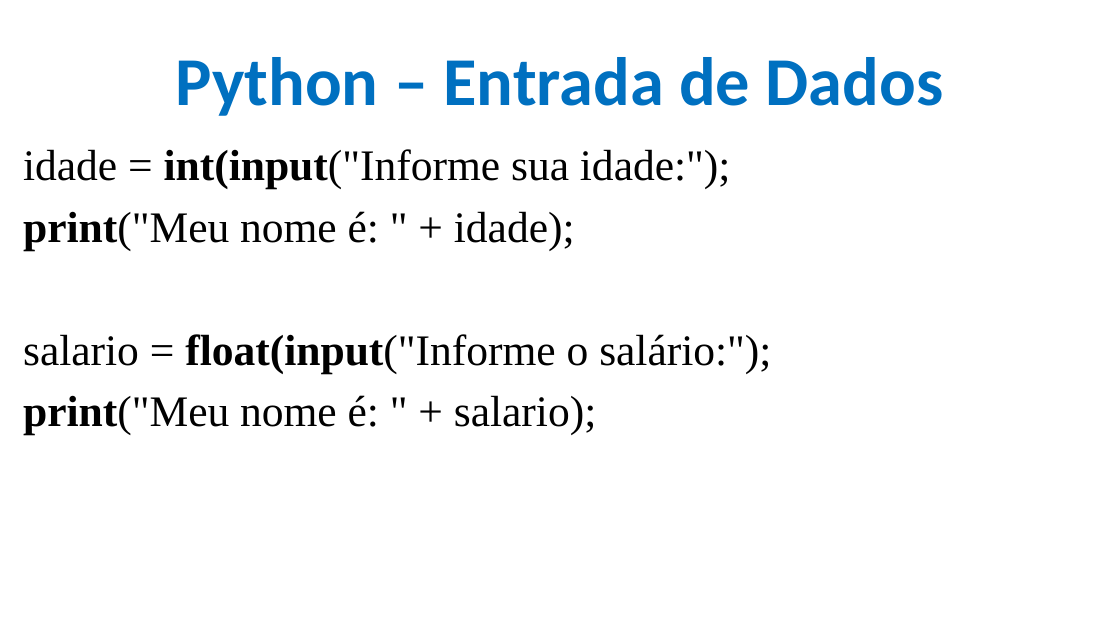
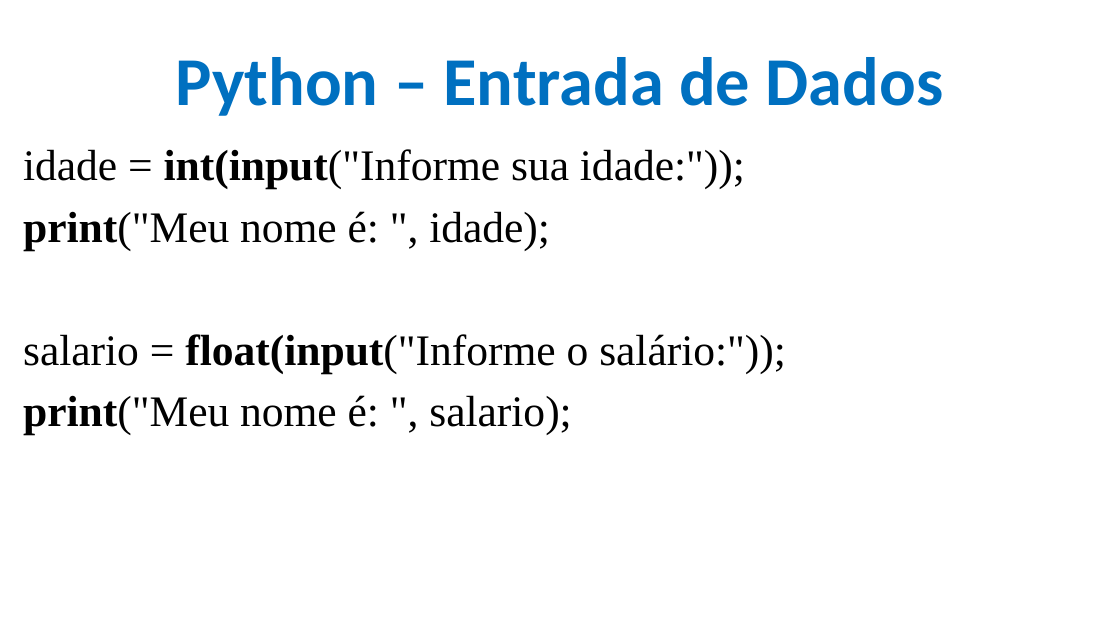
Before and after one commit to CloudEducationBrazil/WydenPythonParadigmas, a slide deck: slide 5 of 01 Classes/Aula 03 Programação Python - input output de Dados Formatação e Estrutura de Sequencial.pptx. Drawn at 1120x630 pixels with LibreOffice and Linux fonts; fonts in the diff are those of the drawing; background and template pictures are left out. Boxes give left, top, right and bottom in pixels: in the first picture for what was removed or moved away, otherwise in the second. Text is boxed around its words. In the diff, an @@ line names an element or a change of style, - is before the commit and + after.

```diff
--- a/01 Classes/Aula 03 Programação Python - input output de Dados Formatação e Estrutura de Sequencial.pptx
+++ b/01 Classes/Aula 03 Programação Python - input output de Dados Formatação e Estrutura de Sequencial.pptx
@@ text at (23,149,786,435): text changed @@
-idade = int(input("Informe sua idade:");
-print("Meu nome é: " + idade);
-salario = float(input("Informe o salário:");
-print("Meu nome é: " + salario);
+idade = int(input("Informe sua idade:"));
+print("Meu nome é: ", idade);
+salario = float(input("Informe o salário:"));
+print("Meu nome é: ", salario);
```
Also in this commit, not shown: 1 other slide changed, 2 other files.
